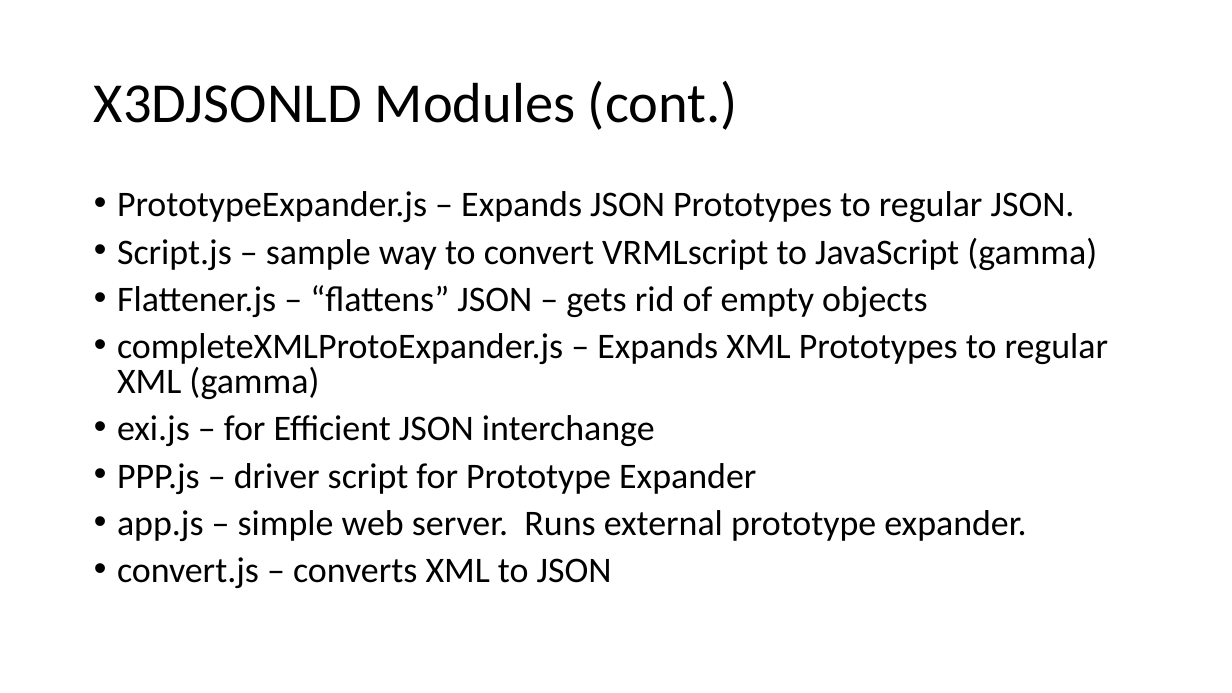
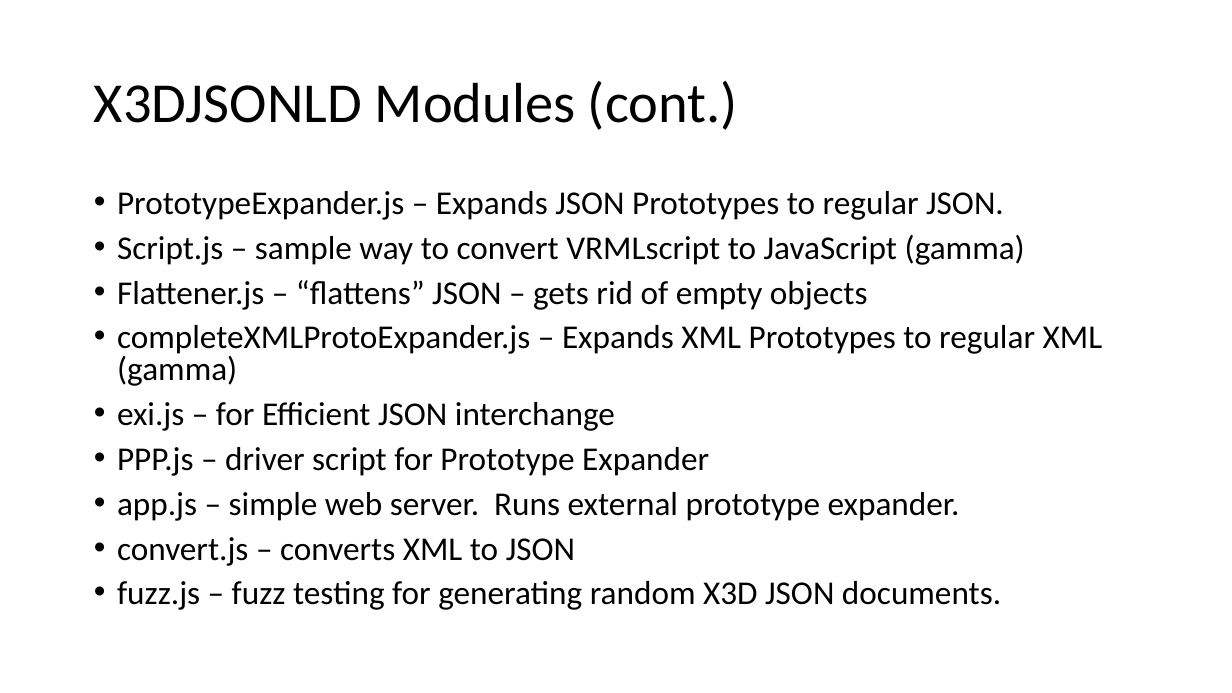
Before and after one commit to coderextreme/X3DJSONLD, a slide deck: slide 4 of X3DJSONLoaderTutorial.pptx. Drawn at 1232x693 pixels with LibreOffice and Linux fonts; fonts in the diff are those of the drawing. Boxes give left, top, right and bottom in pixels: in the first picture for what was removed or moved away, otherwise in the second. Text is boxed around its words. In the diff, an @@ line names an element or a change of style, - is before the commit and + after.

```diff
--- a/X3DJSONLoaderTutorial.pptx
+++ b/X3DJSONLoaderTutorial.pptx
@@ text at box(117, 191, 1103, 566): size 28 to 25.9 pt in "PrototypeExpander.js – Expands JSON Prototypes to regular ...", "Script.js – sample way to convert VRMLscript ...", "Flattener.js – “flattens” JSON – gets rid ...", "completeXMLProtoExpander.js – Expands XML Prototypes to regu ..." and 4 more places @@
@@ text at box(117, 581, 1001, 610): paragraph added @@
+• fuzz.js – fuzz testing for generating random X3D JSON documents.
```
Also in this commit, not shown: 9 other slides changed, 1 other file.
